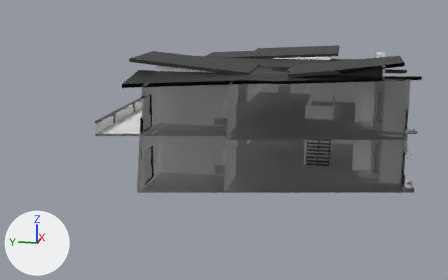
One commit to the FBX model Assets/Resources/Models/prototipe_modern_house_3.fbx: the scene before it, then after it.
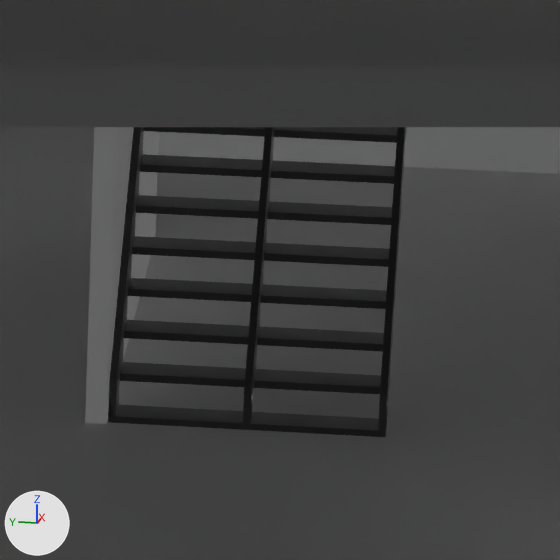
Each version appears first whole from a 50 mm camera at (-187.0, 12.5, 51.5) aimed at (-1.2, 49.7, 5.0), and next in a close-up on the part from 66% to 77% of the width and 46% to 63% of the height. Every picture has the same lights, and +X, +Y and +Z are marked at lower left. Everything nearer to the camera than a plane just in front of the edit is cut away. Where no turn or scale is listed for an object, it has been applied to the vertices.
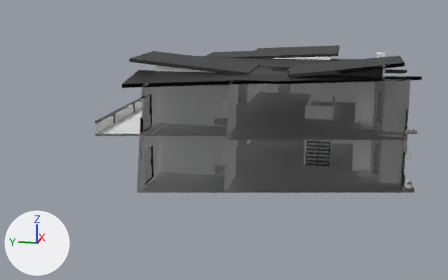
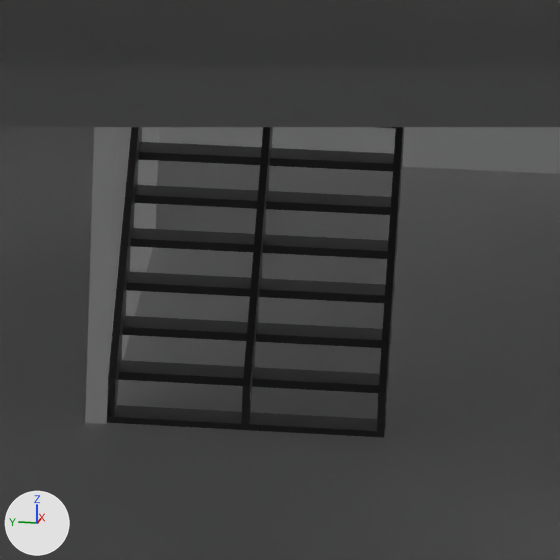
ob_root is not drawn itself; it is the parent of ob_gltf_scenerootnode.

The edits, one by one:
Object 'root' (ob_root) moves from (10.17, 37.61, 14.67) to (10.14, 37.64, 15.66).
Object 'root' (ob_root) is rescaled from (74.5, 76.7, 60.3) to (74.5, 82.1, 60.3).

Where the change shows, as pixel boxes [x1, y1, x2, y2] in the close-ups (560 x 560 px):
'Object_29', moved, rescaled
    before: [140, 154, 404, 184]
    after: [139, 142, 403, 172]
'Object_56', moved, rescaled
    before: [136, 195, 401, 225]
    after: [135, 185, 400, 215]
'Object_59', moved, rescaled
    before: [132, 236, 399, 267]
    after: [131, 228, 397, 259]
'Object_41', moved, rescaled
    before: [128, 278, 396, 309]
    after: [126, 272, 395, 303]
'Object_50', moved, rescaled
    before: [124, 320, 393, 352]
    after: [122, 316, 392, 348]
'Object_35', moved, rescaled
    before: [120, 362, 390, 394]
    after: [118, 360, 389, 393]
'Object_44', moved, rescaled
    before: [108, 405, 387, 437]
    after: [107, 405, 386, 438]
'Object_14', moved, rescaled
    before: [108, 127, 144, 416]
    after: [107, 127, 142, 417]
'Object_23', moved, rescaled
    before: [243, 127, 275, 424]
    after: [241, 127, 273, 424]
'Object_32', moved, rescaled
    before: [378, 127, 406, 431]
    after: [377, 127, 404, 431]
'Object_53', moved, rescaled
    before: [143, 127, 407, 143]
    after: [377, 127, 396, 128]
